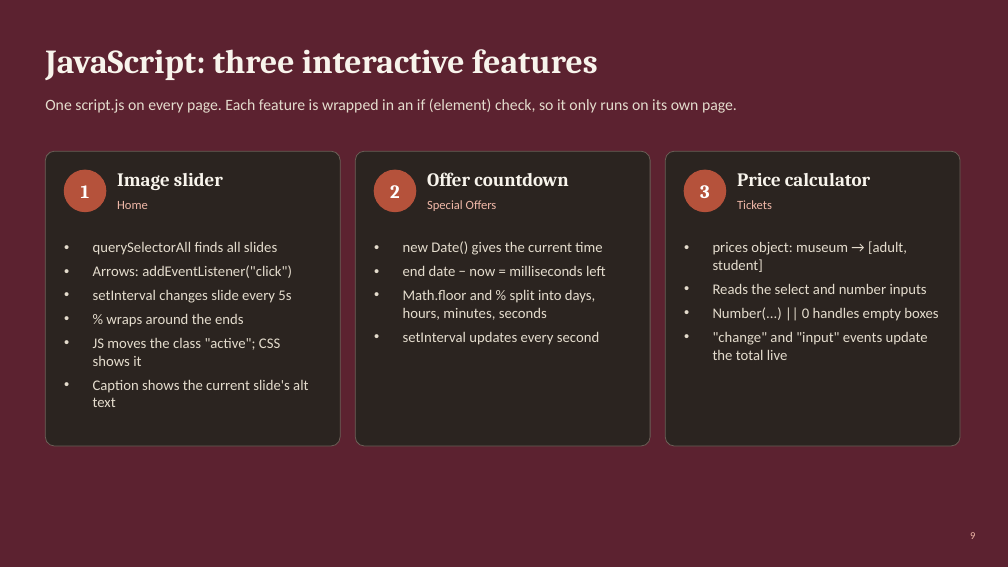
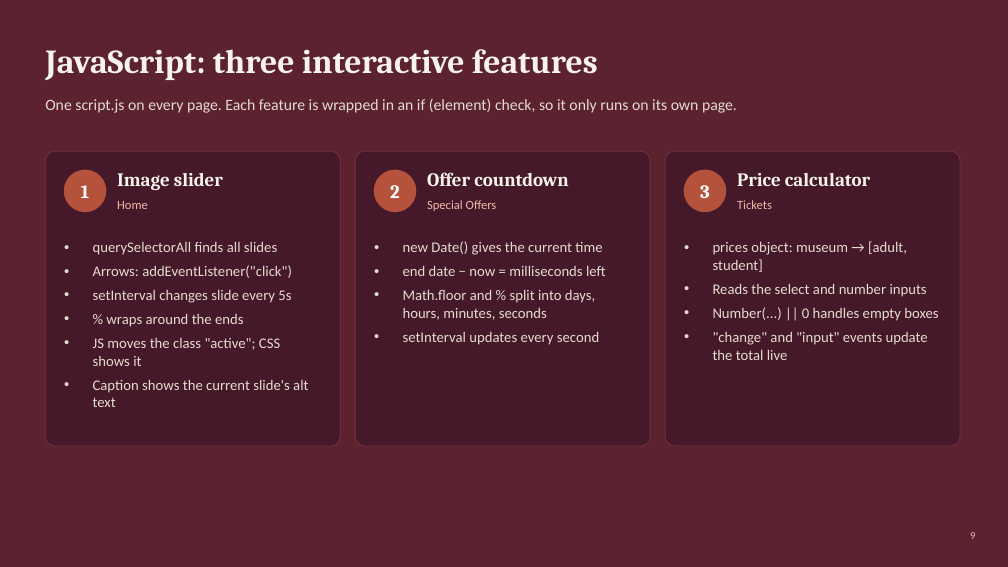
Before and after one commit to Kntouanoglou/Claude, a slide deck: slide 9 of artwalk-florence/presentation/ArtWalk-Florence-Presentation.pptx. Drawn at 1008x567 pixels with LibreOffice and Linux fonts; fonts in the diff are those of the drawing. Boxes give left, top, right and bottom in pixels: in the first picture for what was removed or moved away, otherwise in the second. Text is boxed around its words. In the diff, an @@ line names an element or a change of style, - is before the commit and + after.

```diff
--- a/artwalk-florence/presentation/ArtWalk-Florence-Presentation.pptx
+++ b/artwalk-florence/presentation/ArtWalk-Florence-Presentation.pptx
@@ fill #2B2420 to #45182A; outline #6B5F57 0.75 pt to #7A3242 0.75 pt in 3 elements at (45,151,340,446), (355,151,650,446), (665,151,960,446) @@
```
Also in this commit, not shown: 1 other slide changed.
